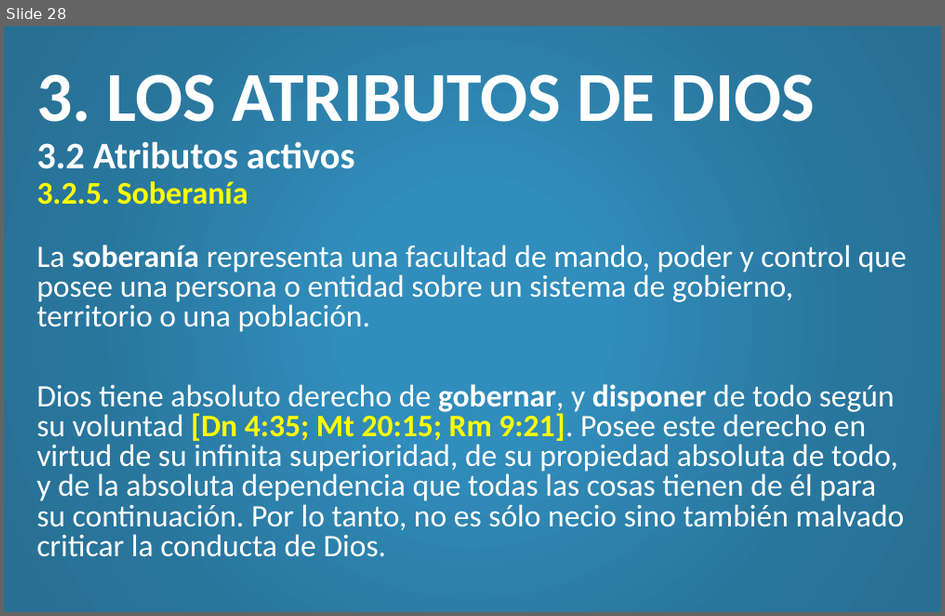
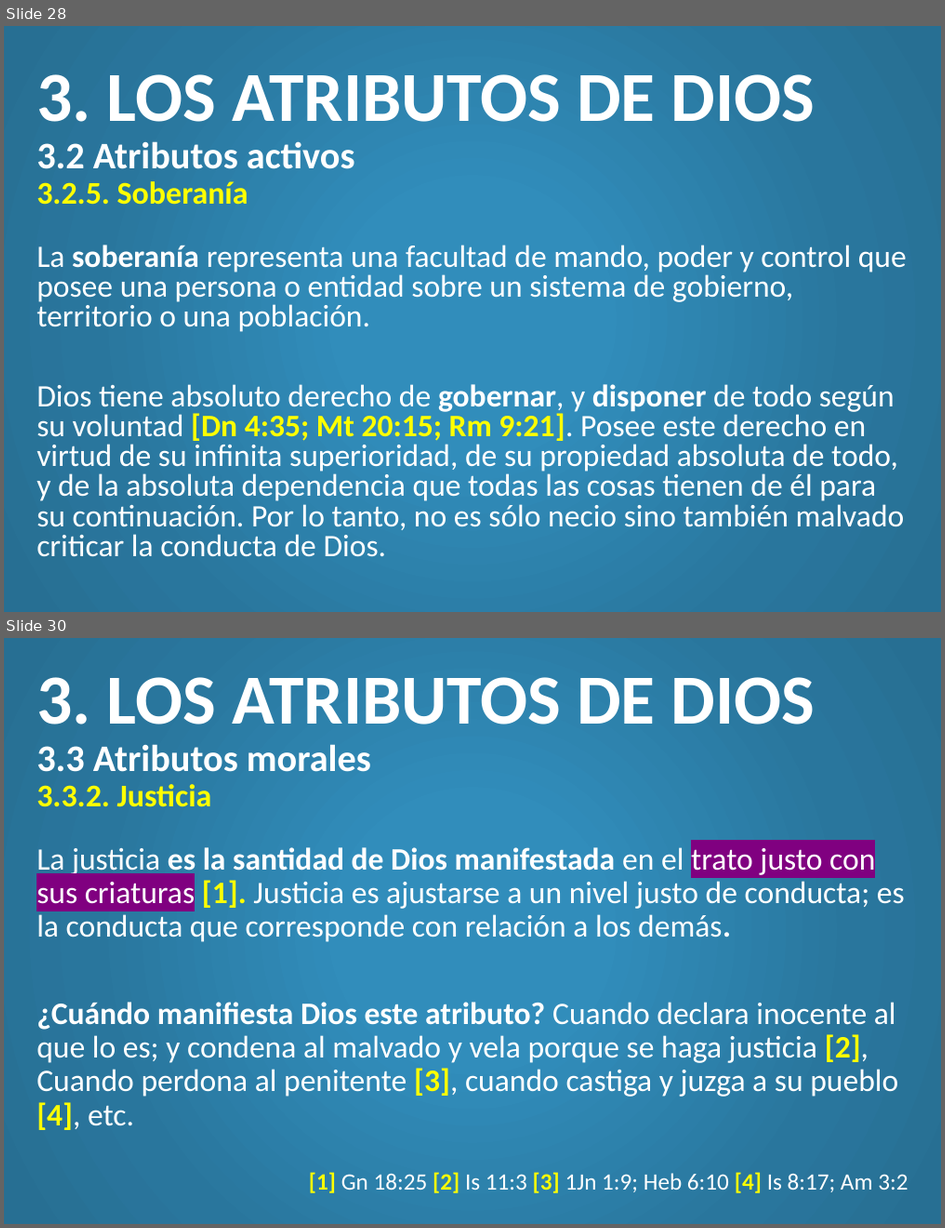
Before and after one commit to CreyTuning/documents, a slide deck: slideshow/Teologia Sistematica y Biblica - Myer Pearlman/Clases/4. Dios.pptx. Shown one above the other, each under a label of ours: slide 28 before the commit, slides 28 and 30 after it; the slides between them are not shown. The pictures are 945x616 and 945x1228 pixels, drawn with LibreOffice and Linux fonts; fonts in the diff are those of the drawing. Boxes give left, top, right and bottom in pixels: in the first picture for what was removed or moved away, otherwise in the second. Text is boxed around its words. In the diff, an @@ line names an element or a change of style, - is before the commit and + after.

Commit message:
atributos morales

```diff
--- a/slideshow/Teologia Sistematica y Biblica - Myer Pearlman/Clases/4. Dios.pptx
+++ b/slideshow/Teologia Sistematica y Biblica - Myer Pearlman/Clases/4. Dios.pptx
@@ slide 30 added at (4,638,941,1224), background gradient #318DBB to #29769D to #276F93 @@
@@ title added at (37,677,816,807), 54 pt, text #FFFFFF, bold @@
+3. LOS ATRIBUTOS DE DIOS
+3.3 Atributos morales
+3.3.2. Justicia
@@ text added at (37,847,905,1130), 24 pt, text #FFFFFF @@
+La justicia es la santidad de Dios manifestada en el trato justo con sus criaturas [1]. Justicia es ajustarse a un nivel justo de conducta; es la conducta que corresponde con relación a los demás.
+¿Cuándo manifiesta Dios este atributo? Cuando declara inocente al que lo es; y condena al malvado y vela porque se haga justicia [2], Cuando perdona al penitente [3], cuando castiga y juzga a su pueblo [4], etc.
@@ text added at (309,1172,908,1193), 18 pt, text #FFFFFF @@
+[1] Gn 18:25 [2] Is 11:3 [3] 1Jn 1:9; Heb 6:10 [4] Is 8:17; Am 3:2
```
Also in this commit, not shown: 3 other slides added, 1 other file.
